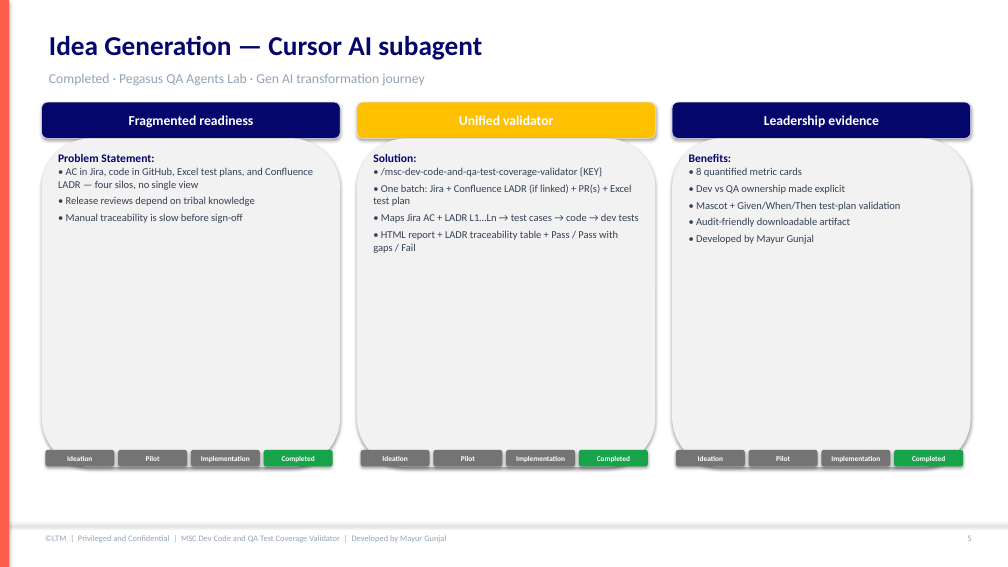
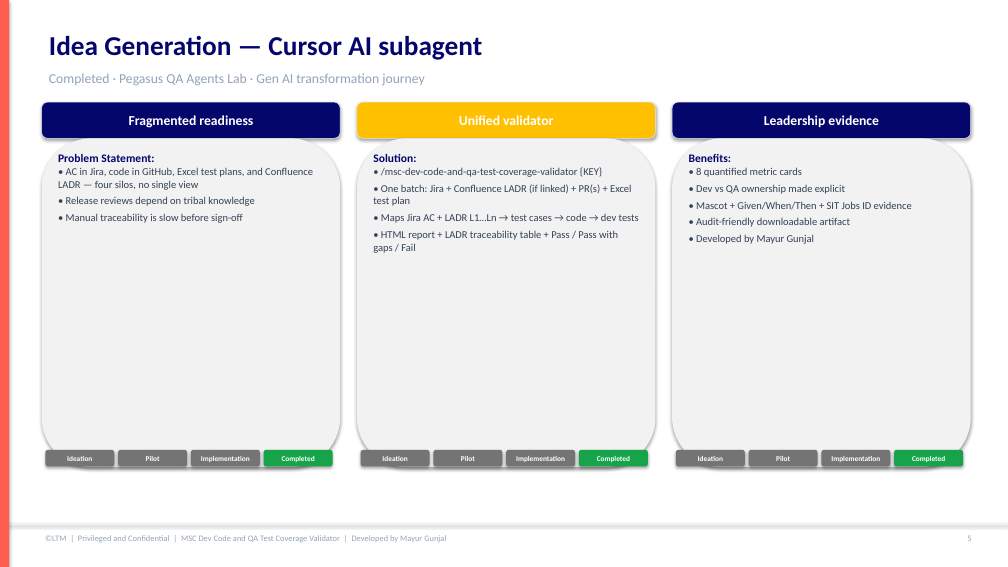
Before and after one commit to mgunjal11/pegasus-qa-agents-lab-copy, a slide deck: slide 6 of docs/MSC-Dev-Code-and-QA-Test-Coverage-Validator-Guide.pptx. Drawn at 1008x567 pixels with LibreOffice and Linux fonts; fonts in the diff are those of the drawing. Boxes give left, top, right and bottom in pixels: in the first picture for what was removed or moved away, otherwise in the second. Text is boxed around its words. In the diff, an @@ line names an element or a change of style, - is before the commit and + after.

```diff
--- a/docs/MSC-Dev-Code-and-QA-Test-Coverage-Validator-Guide.pptx
+++ b/docs/MSC-Dev-Code-and-QA-Test-Coverage-Validator-Guide.pptx
@@ text at bbox=[696, 201, 912, 210]: text changed @@
-• Mascot + Given/When/Then test-plan validation
+• Mascot + Given/When/Then + SIT Jobs ID evidence
```
Also in this commit, not shown: 4 other slides changed, 5 other files.
